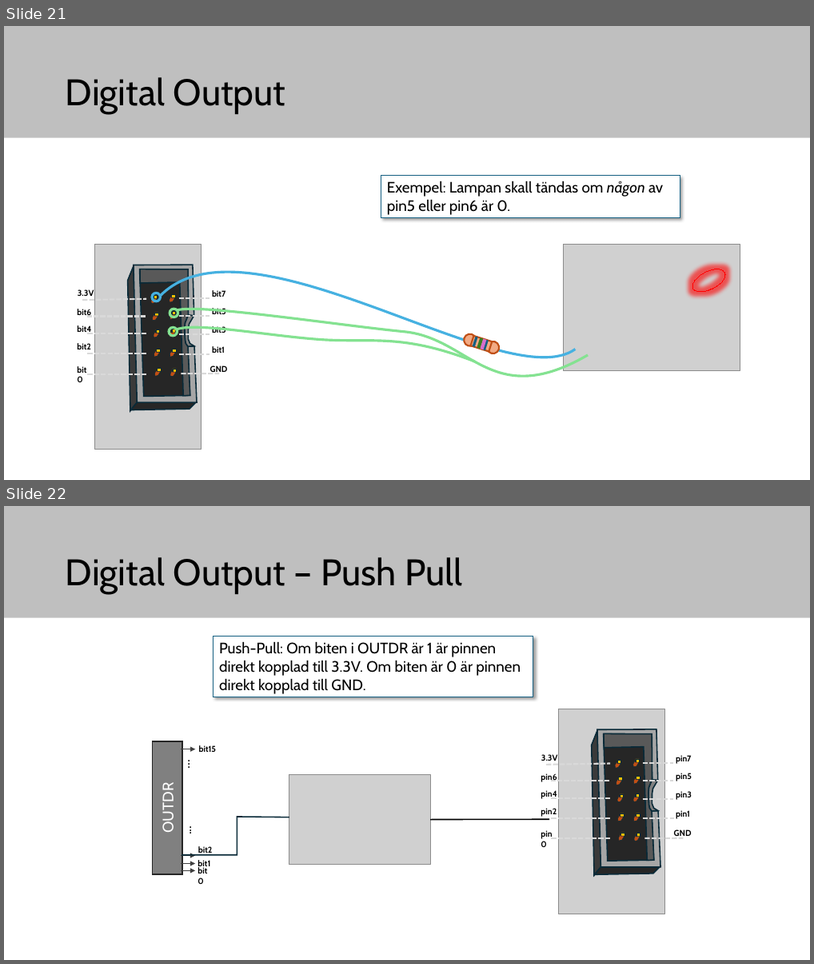
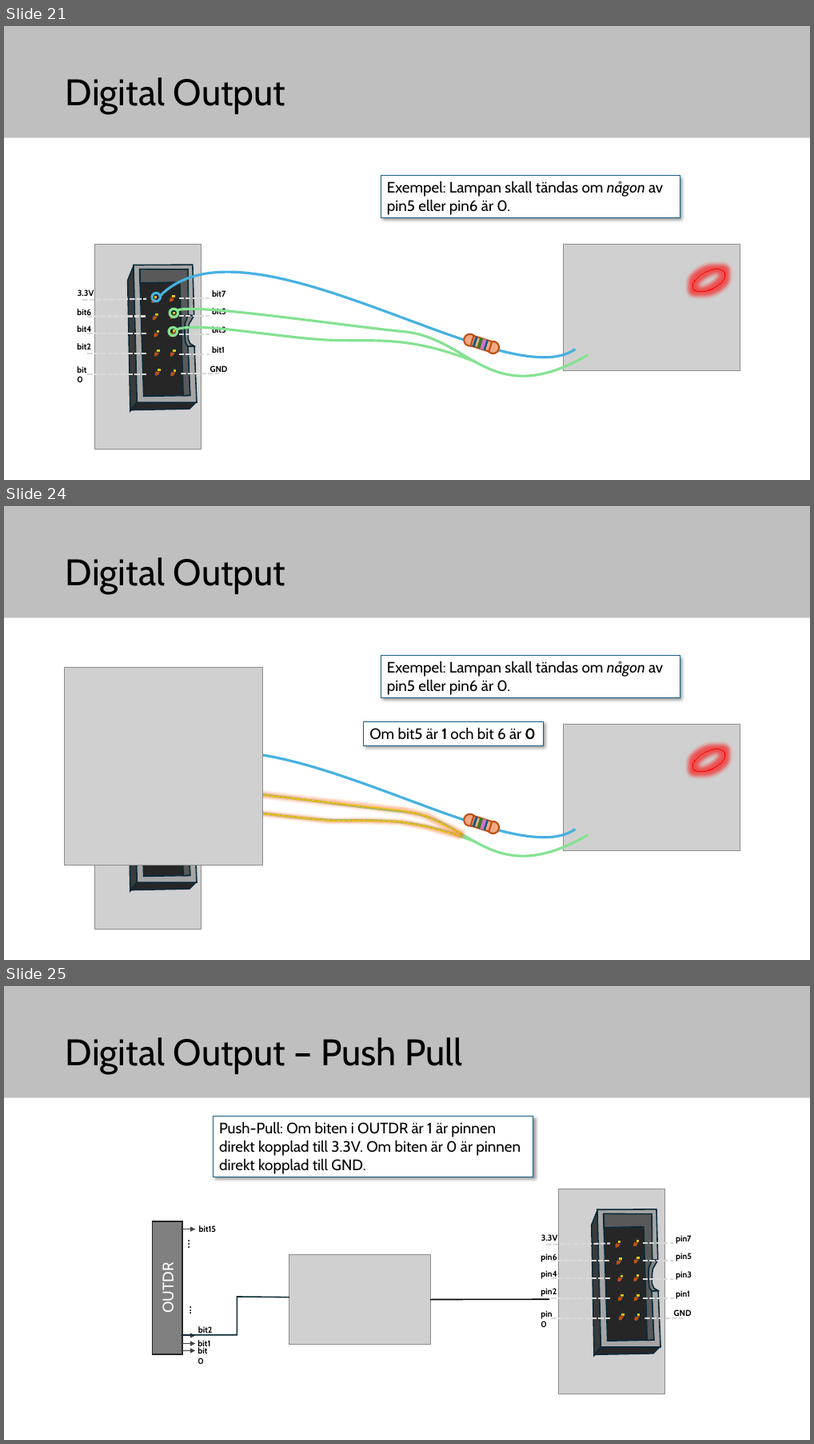
Before and after one commit to elias-at-chalmers/mop-lecture_notes-mirror, a slide deck: slides/lecture05_GPIO_and_C_basics.pptx. Shown one above the other, each under a label of ours: slides 21 and 22 before the commit, slides 21, 24 and 25 after it; the slides between them are not shown. The pictures are 814x964 and 814x1444 pixels, drawn with LibreOffice and Linux fonts; fonts in the diff are those of the drawing; grey boxes stand for pictures. Boxes give left, top, right and bottom in pixels: in the first picture for what was removed or moved away, otherwise in the second. Text is boxed around its words. In the diff, an @@ line names an element or a change of style, - is before the commit and + after.

```diff
--- a/slides/lecture05_GPIO_and_C_basics.pptx
+++ b/slides/lecture05_GPIO_and_C_basics.pptx
@@ slide 24 added at box(4, 506, 810, 960), background #FFFFFF; not listed: 1 template element that a slide beside it also shows @@
@@ title added at box(66, 557, 286, 594), 44 pt, text #000000 @@
+Digital Output
@@ picture added at box(65, 667, 262, 864) @@
@@ rectangle added at box(382, 655, 681, 698), fill #FFFFFF, outline #156082 0.75 pt, 18 pt, text #000000 @@
+Exempel: Lampan skall tändas om någon av
+pin5 eller pin6 är 0.
@@ rectangle added at box(364, 721, 543, 745), fill #FFFFFF, outline #156082 0.75 pt, 18 pt, text #000000 @@
+Om bit5 är 1 och bit 6 är 0
@@ picture added at box(563, 724, 740, 850) @@
@@ ellipse added at box(690, 744, 730, 776), outline #FF0000 0.01 pt @@
@@ group added at box(95, 724, 202, 929): 4 freeform shapes, 1 picture, 1 rectangle @@
@@ freeform shape added at box(159, 752, 576, 837), outline #46B1E1 3 pt @@
@@ freeform shape added at box(174, 788, 462, 833), outline #FFC000 1.5 pt dashed @@
@@ freeform shape added at box(178, 788, 588, 856), outline #84E291 3 pt @@
@@ freeform shape added at box(174, 807, 460, 836), outline #FFC000 1.5 pt dashed @@
@@ freeform shape added at box(177, 808, 475, 842), outline #84E291 3 pt @@
@@ group added at box(463, 812, 501, 835): 4 lines, 2 ellipses, 1 rectangle @@
@@ what was slide 22 is now slide 25 @@
```
Also in this commit, not shown: 3 slides changed, 11 other slides added, 1 slide removed, 2 other files.
